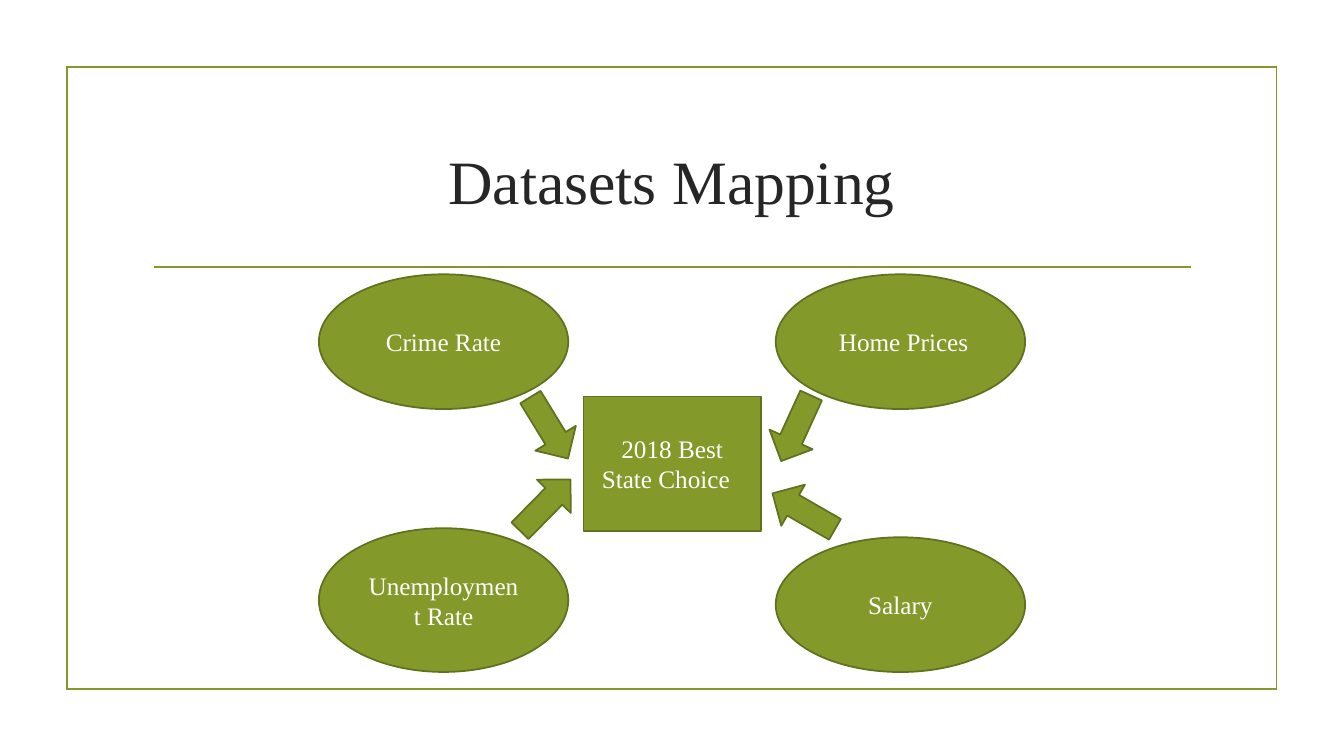
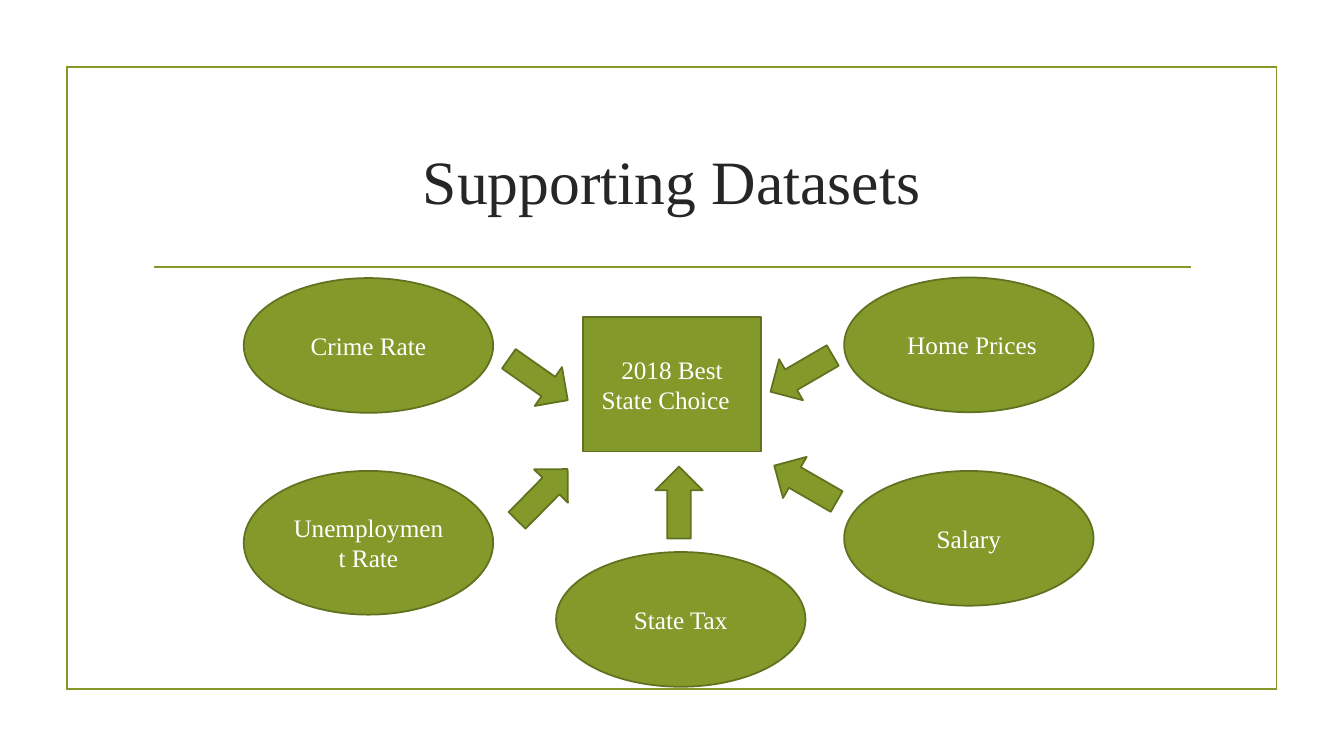
Before and after one commit to prakashbalasubramaniam/The_Incredible_Quad, a slide deck: slide 3 of Working_Presentation.pptx. Drawn at 1344x756 pixels with LibreOffice and Linux fonts; fonts in the diff are those of the drawing; background and template pictures are left out. Boxes give left, top, right and bottom in pixels: in the first picture for what was removed or moved away, otherwise in the second. Text is boxed around its words. In the diff, an @@ line names an element or a change of style, - is before the commit and + after.

```diff
--- a/Working_Presentation.pptx
+++ b/Working_Presentation.pptx
@@ title at [423,163,920,216]: text changed @@
-Datasets Mapping
+Supporting Datasets
@@ ellipse "Crime Rate": place and size @@
-ellipse "Crime Rate" at [319,274,568,409]
+ellipse "Crime Rate" at [244,278,493,413]
@@ ellipse "Home Prices": place and size @@
-ellipse "Home Prices" at [776,274,1025,409]
+ellipse "Home Prices" at [844,277,1093,412]
@@ rectangle "2018 Best State Choice": place and size @@
-rectangle "2018 Best State Choice" at [584,396,761,531]
+rectangle "2018 Best State Choice" at [584,317,761,452]
@@ right arrow at [495,340,581,420]: rotation 58 to 35 degrees @@
@@ right arrow at [759,335,845,412]: rotation 114 to 149 degrees @@
@@ right arrow: place and size @@
-right arrow at [761,473,847,550]
+right arrow at [762,445,848,522]
@@ ellipse "Unemployment Rate": place and size @@
-ellipse "Unemployment Rate" at [319,528,568,673]
+ellipse "Unemployment Rate" at [244,471,493,615]
@@ right arrow: place and size @@
-right arrow at [503,462,587,547]
+right arrow at [500,452,584,537]
@@ right arrow added at [655,467,703,538], fill #83992A, outline #61711F 1.25 pt @@
@@ ellipse "Salary": place and size @@
-ellipse "Salary" at [776,537,1025,673]
+ellipse "Salary" at [844,471,1093,606]
@@ ellipse added at [557,553,806,688], fill #83992A, outline #61711F 1.25 pt, 18 pt, text #FFFFFF @@
+State Tax
```
Also in this commit, not shown: 4 other slides changed, 5 slides added, 1 slide removed, 4 other files.
